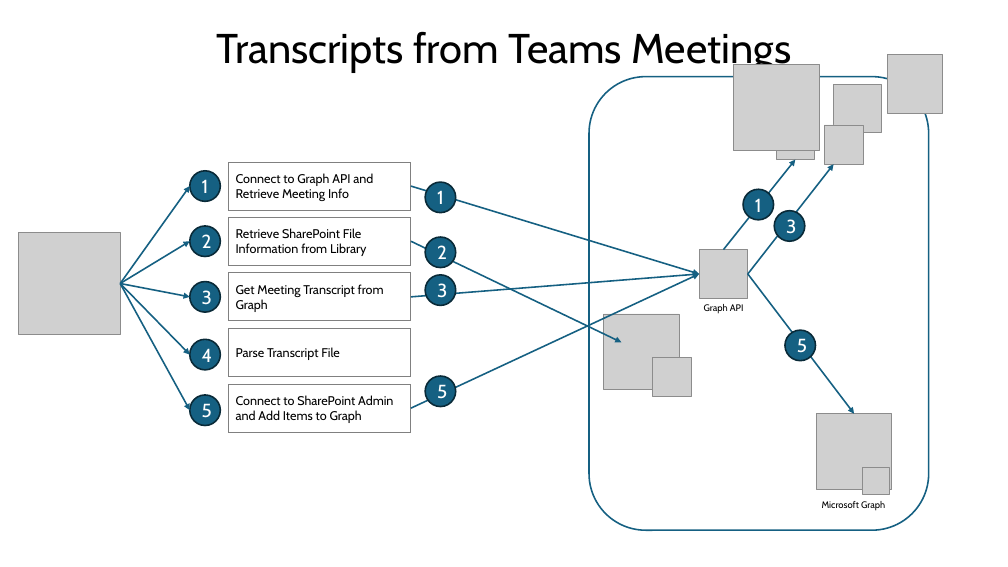
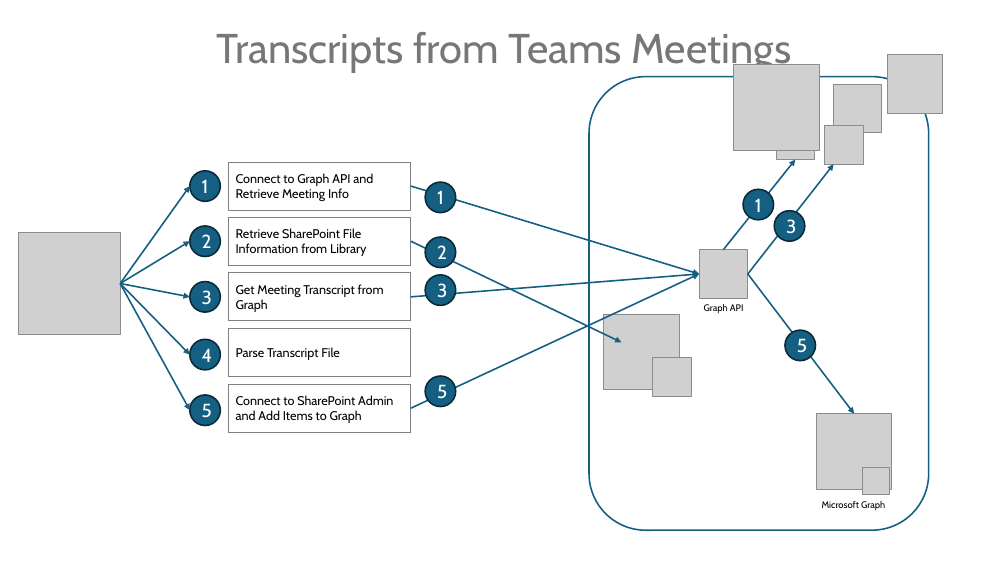
Before and after one commit to jameswh3/Teams-Transcripts-to-Graph-PowerShell, a slide deck: slide 1 of Resources/Transcripts to Graph.pptx. Drawn at 1008x567 pixels with LibreOffice and Linux fonts; fonts in the diff are those of the drawing; grey boxes stand for pictures. Boxes give left, top, right and bottom in pixels: in the first picture for what was removed or moved away, otherwise in the second. Text is boxed around its words. In the diff, an @@ line names an element or a change of style, - is before the commit and + after.

```diff
--- a/Resources/Transcripts to Graph.pptx
+++ b/Resources/Transcripts to Graph.pptx
@@ title "Transcripts from Teams Meetings" at (217, 32, 792, 73): text colour #000000 to #777777, letter outline #F2F2F2 0.75 pt to none @@
```
Also in this commit, not shown: 1 other slide changed, 3 other files.
